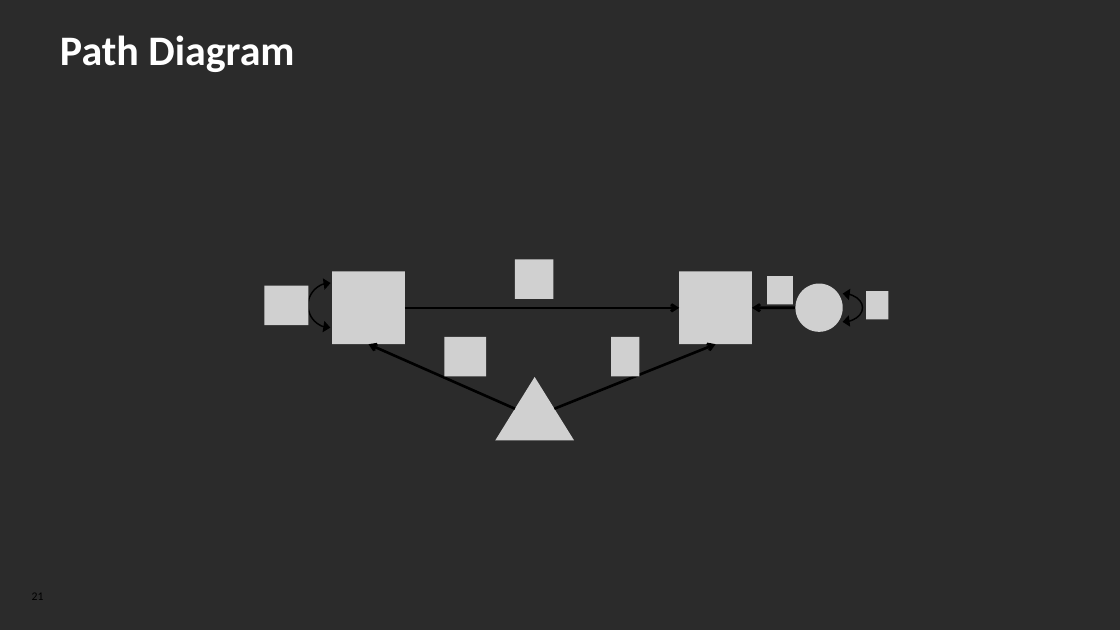
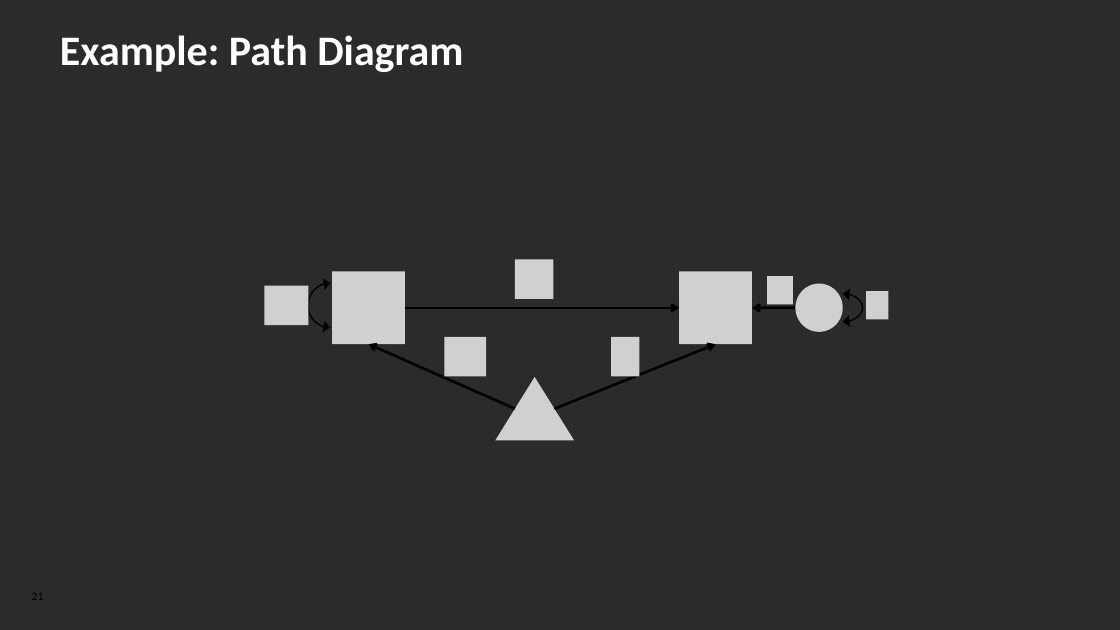
Before and after one commit to dserrington/UCalgary-MDSA-Internship, a slide deck: slide 21 of DRAFT - Research Capstone Project v1.pptx. Drawn at 1120x630 pixels with LibreOffice and Linux fonts; fonts in the diff are those of the drawing; grey boxes stand for pictures; background and template pictures are left out; a plain dark background stands for a picture behind light text. Boxes give left, top, right and bottom in pixels: in the first picture for what was removed or moved away, otherwise in the second. Text is boxed around its words. In the diff, an @@ line names an element or a change of style, - is before the commit and + after.

```diff
--- a/DRAFT - Research Capstone Project v1.pptx
+++ b/DRAFT - Research Capstone Project v1.pptx
@@ title at (60,35,463,72): text changed @@
-Path Diagram
+Example: Path Diagram
```
Also in this commit, not shown: 2 other slides changed, 1 slide added, 1 other file.
